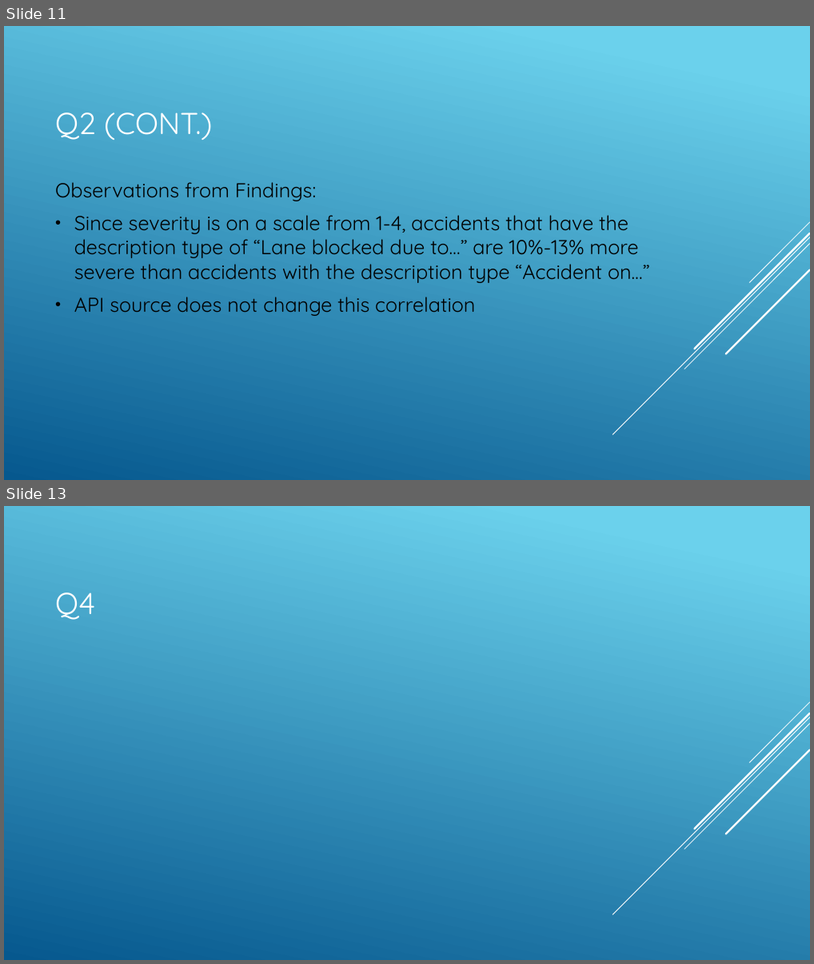
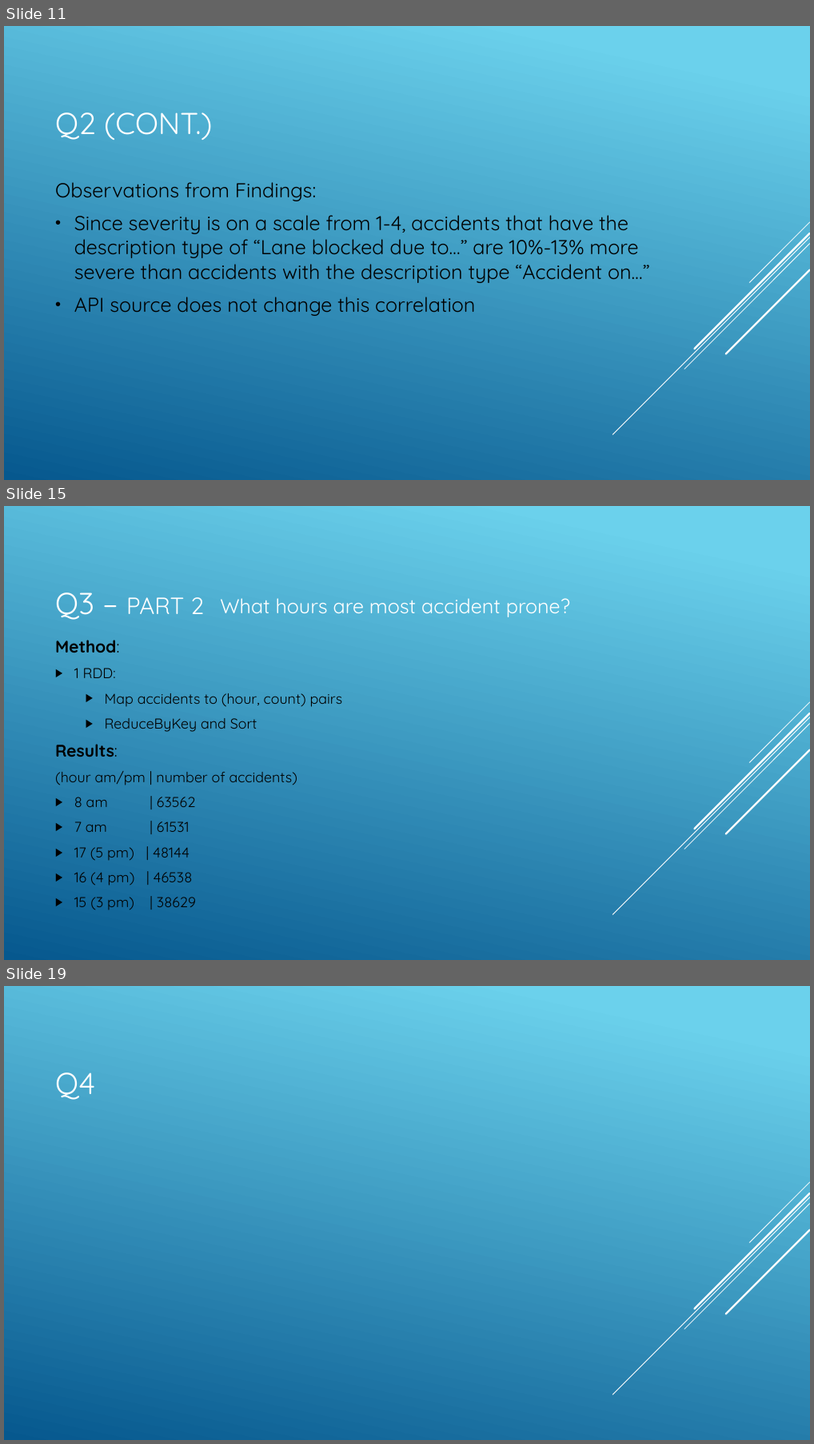
Before and after one commit to jyoo18/csc369FinalProject, a slide deck: slides.pptx. Shown one above the other, each under a label of ours: slides 11 and 13 before the commit, slides 11, 15 and 19 after it; the slides between them are not shown. The pictures are 814x964 and 814x1444 pixels, drawn with LibreOffice and Linux fonts; fonts in the diff are those of the drawing. Boxes give left, top, right and bottom in pixels: in the first picture for what was removed or moved away, otherwise in the second. Text is boxed around its words. In the diff, an @@ line names an element or a change of style, - is before the commit and + after.

```diff
--- a/slides.pptx
+++ b/slides.pptx
@@ slide 15 added at bbox=[4, 506, 810, 960], background gradient #6ED2EB to #06588E; not listed: 5 template elements that a slide beside it also shows @@
@@ title added at bbox=[55, 592, 204, 620], 28 pt, text #FFFFFF @@
+Q3 – PART 2
@@ text added at bbox=[220, 598, 570, 617], 24 pt, text #FFFFFF @@
+What hours are most accident prone?
@@ text added at bbox=[55, 640, 343, 910], 17 pt, text #000000 @@
+Method:
+▶ 1 RDD:
+  ▶ Map accidents to (hour, count) pairs
+  ▶ ReduceByKey and Sort
+Results:
+(hour am/pm | number of accidents)
+▶ 8 am | 63562
+▶ 7 am | 61531
+▶ 17 (5 pm) | 48144
+▶ 16 (4 pm) | 46538
+▶ 15 (3 pm) | 38629
@@ what was slide 13 is now slide 19 @@
```
Also in this commit, not shown: 2 slides changed, 6 other slides added, 1 slide removed.
